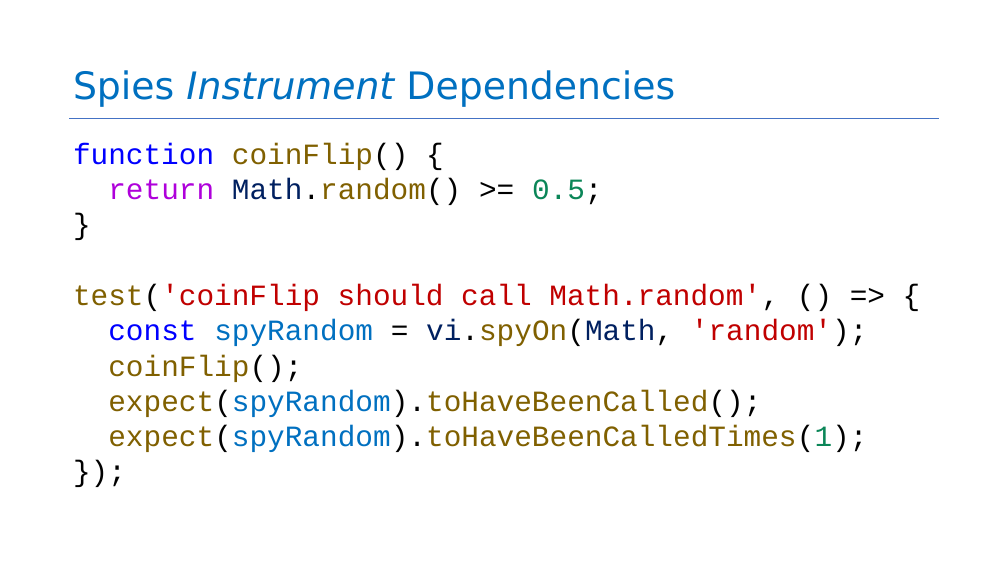
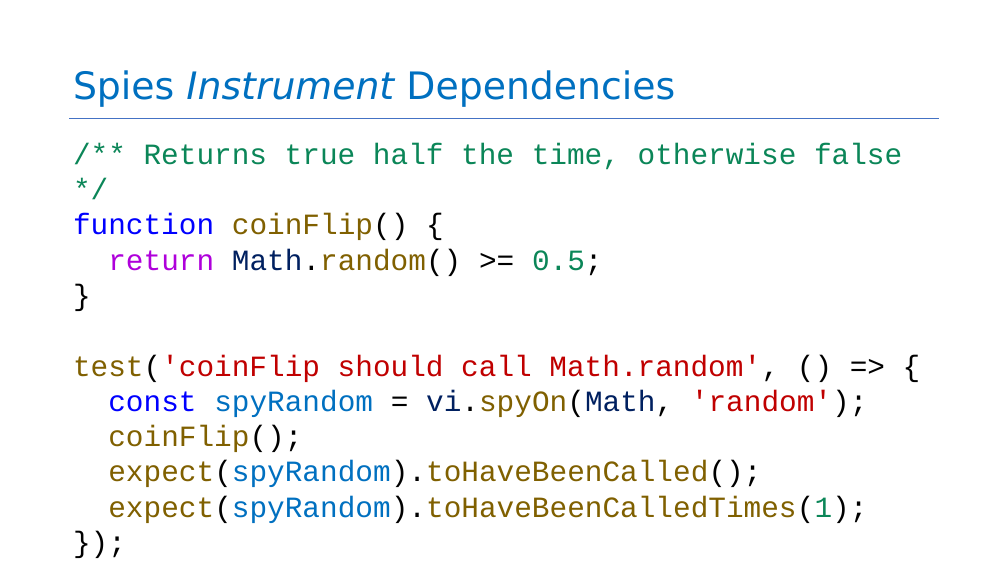
Before and after one commit to neu-se/CS4530-Spring-2026, a slide deck: slide 11 of Slides/Module 10 Testing Larger Things.pptx. Drawn at 1008x567 pixels with LibreOffice and Linux fonts; fonts in the diff are those of the drawing. Boxes give left, top, right and bottom in pixels: in the first picture for what was removed or moved away, otherwise in the second. Text is boxed around its words. In the diff, an @@ line names an element or a change of style, - is before the commit and + after.

```diff
--- a/Slides/Module 10 Testing Larger Things.pptx
+++ b/Slides/Module 10 Testing Larger Things.pptx
@@ text at <box>144,143,902,170</box>: paragraph added @@
+/** Returns true half the time, otherwise false */
```
Also in this commit, not shown: 8 other slides changed, 2 other files.
